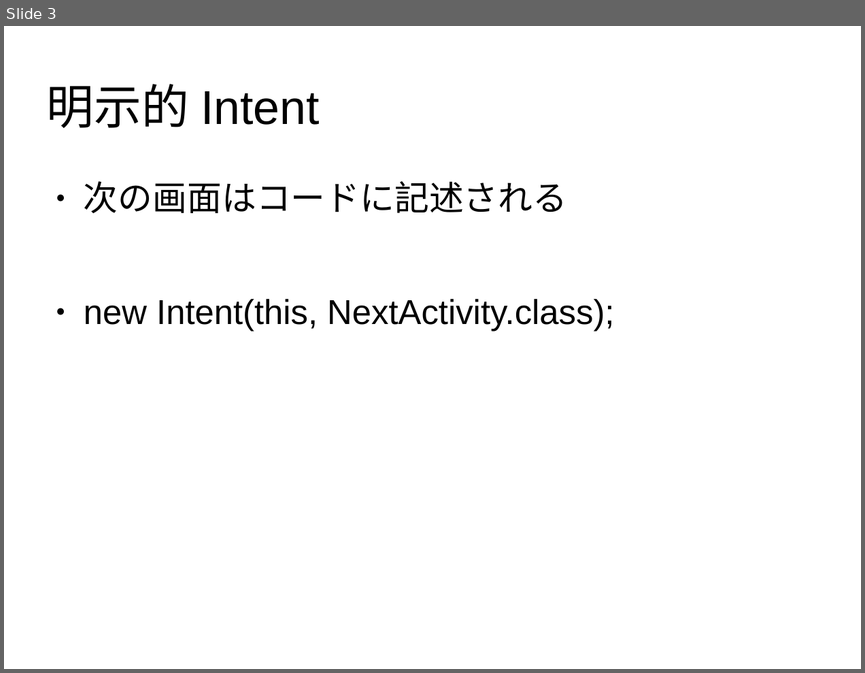
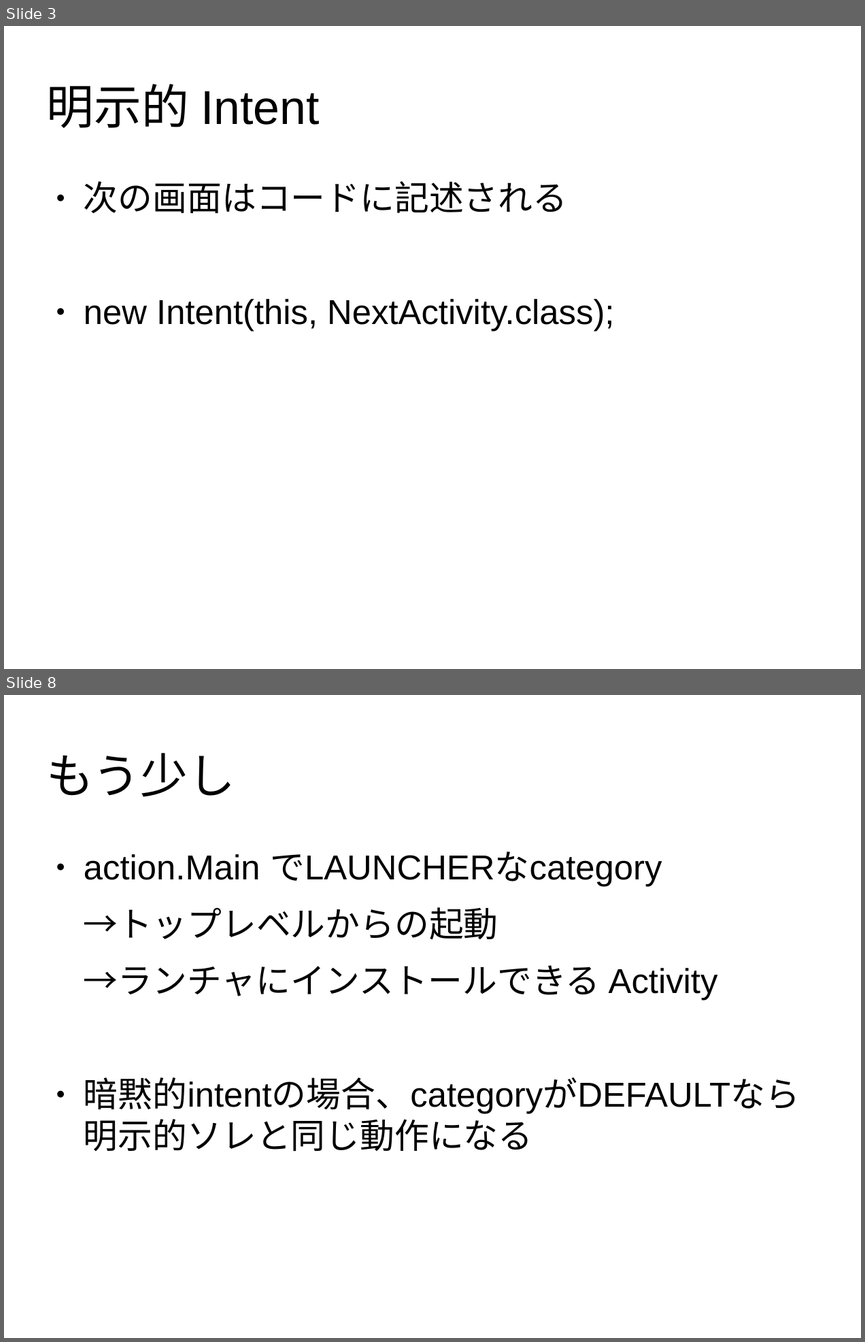
Before and after one commit to yamanetoshi/Android-Hands-on-Material, a slide deck: IntroductionOfIntent.odp. Shown one above the other, each under a label of ours: slide 3 before the commit, slides 3 and 8 after it; the slides between them are not shown. The pictures are 865x673 and 865x1342 pixels, drawn with LibreOffice and Linux fonts; fonts in the diff are those of the drawing. Boxes give left, top, right and bottom in pixels: in the first picture for what was removed or moved away, otherwise in the second. Text is boxed around its words. In the diff, an @@ line names an element or a change of style, - is before the commit and + after.

Commit message:
add odp files

```diff
--- a/IntroductionOfIntent.odp
+++ b/IntroductionOfIntent.odp
@@ slide 8 added at box(4, 695, 861, 1338), background #FFFFFF @@
@@ title added at box(47, 753, 235, 797), 44 pt, text #000000 @@
+もう少し
@@ text added at box(84, 851, 800, 1114), 32 pt, text #000000 @@
+● action.Main でLAUNCHERなcategory
+→トップレベルからの起動
+→ランチャにインストールできる Activity
+● 暗黙的intentの場合、categoryがDEFAULTなら明示的ソレと同じ動作になる
```
Also in this commit, not shown: 6 other slides added, 4 other files.
